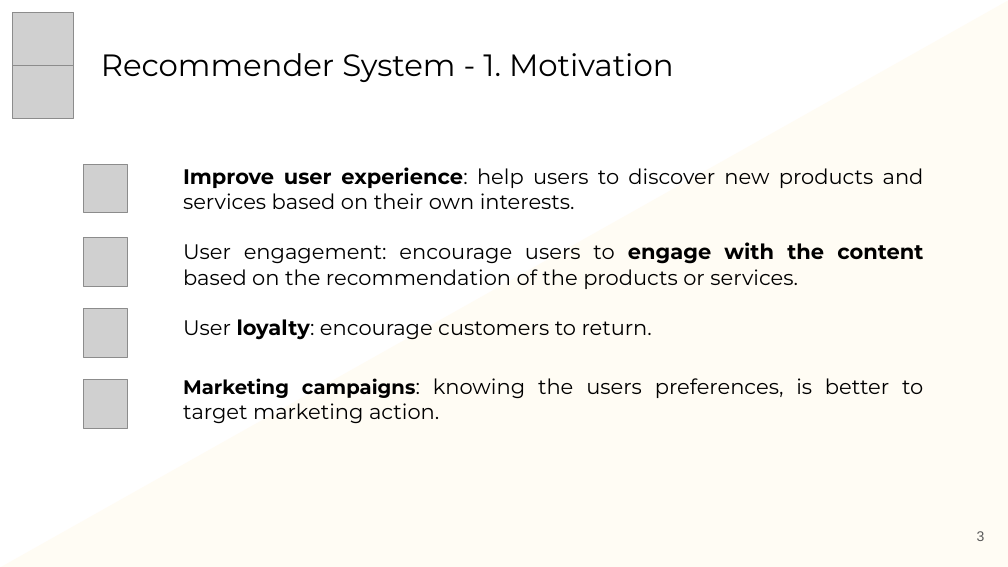
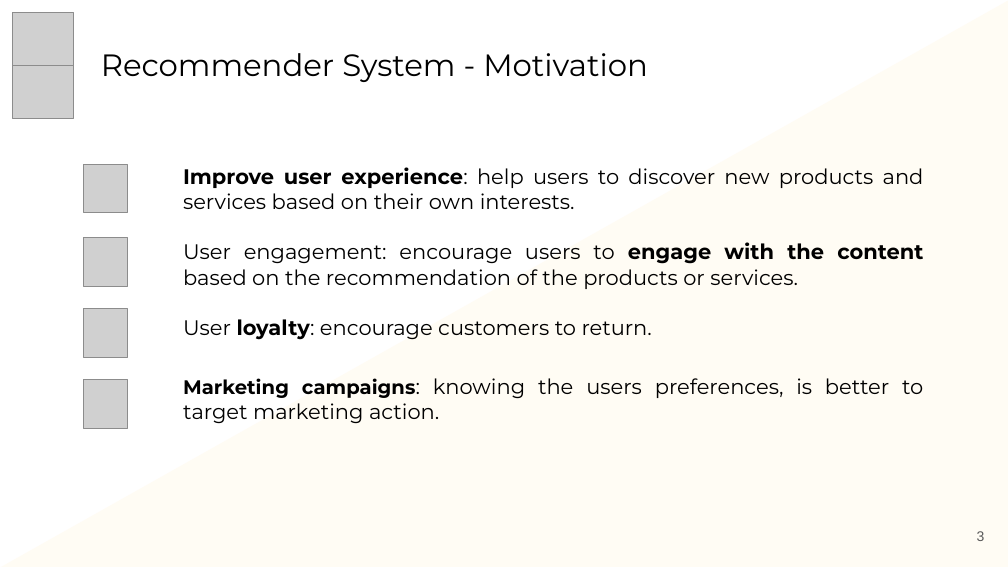
Before and after one commit to antoniosh97/Recommender-System-2023, a slide deck: slide 3 of Management/Presentation/20220322_RS-Amazon_Products-Presentation.pptx. Drawn at 1008x567 pixels with LibreOffice and Linux fonts; fonts in the diff are those of the drawing; grey boxes stand for pictures. Boxes give left, top, right and bottom in pixels: in the first picture for what was removed or moved away, otherwise in the second. Text is boxed around its words. In the diff, an @@ line names an element or a change of style, - is before the commit and + after.

```diff
--- a/Management/Presentation/20220322_RS-Amazon_Products-Presentation.pptx
+++ b/Management/Presentation/20220322_RS-Amazon_Products-Presentation.pptx
@@ text at [101, 53, 648, 82]: text changed @@
-Recommender System - 1. Motivation
+Recommender System - Motivation
```
Also in this commit, not shown: 6 other slides changed.
